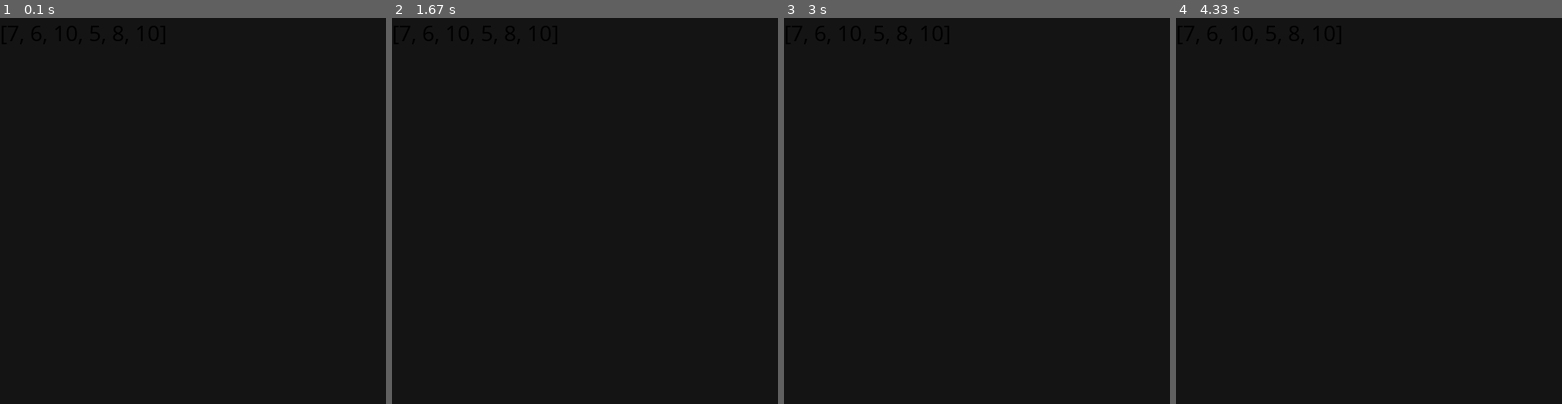
Above: before the commit, frames 1-4 (left to right).
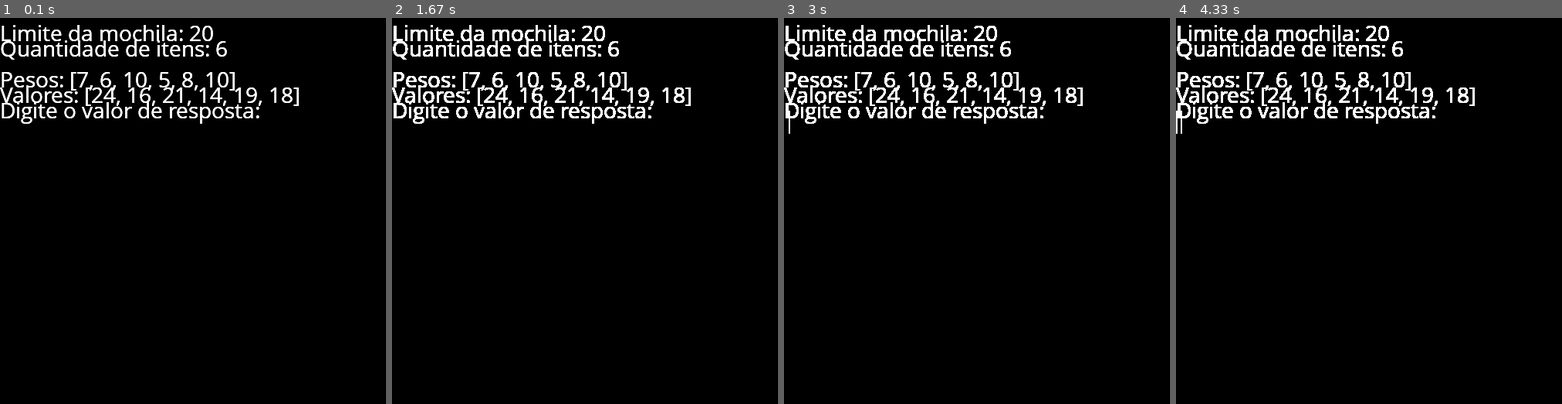
Above: after the commit, the same moments.

Repository: projeto-de-algoritmos/PD_Mochileiro
Game: pygame game, started from src/main.py
The game is run twice, just before and just after one commit, with the same random seed, the same clock (stepped at 60 frames per second) and the same inputs.
Inputs:
- Up to frame 1 (0.1 s): no input
- Up to frame 2 (1.67 s): hold Up 0.33-0.8 s; hold Right 0.33-0.8 s; tap Backspace at 0.88 s
- Up to frame 3 (3 s): tap End at 1.77 s; tap Space at 2.1 s; hold Delete from 2.98 s (still down); hold Left from 2.98 s (still down)
- Up to frame 4 (4.33 s): release Delete at 3.52 s; release Left at 3.52 s

The runs differ from the first frame. In frame 1, 4.2% of the frame differs, in the area x 0-78%, y 1-28%; in frame 2, 4.5%; in frame 3, 4.5%; in frame 4, 4.5%, in the area x 0-78%, y 1-30%.

Commit message:
Adicionando interface

Diff:
--- a/src/interface.py
+++ b/src/interface.py
@@ -1,4 +1,5 @@
 from enum import Enum
+from modules.pygame_textinput import TextInput
 import pygame
 
 class Level(Enum):
@@ -7,15 +8,15 @@
     HARD = 3
 
 class Color(Enum):
-    BLACK = (20,20,20)
-    WHITE = (0, 0, 0)
+    BLACK = (0,0,0)
+    WHITE = (255, 255, 255)
 
 class Display:
     def __init__(self):
         self.height = 500
         self.width = 500
-        self.background = None
         self.screen = None
+        self.clock = None
 
     def initDisplay(self):
         pygame.init()
@@ -23,15 +24,17 @@
         windowSize = (self.height, self.width)
         self.screen = pygame.display.set_mode(windowSize)
         pygame.display.set_caption("O Mochileiro")
-        clock = pygame.time.Clock()
+        self.clock = pygame.time.Clock()
+        self.screen.fill(Color.BLACK.value)
 
-        self.background = pygame.Surface.fill(self.screen, Color.BLACK.value)
-
-    def drawElements(self, elements):
+    def drawElements(self, elements, posX, posY):
         pygame.font.init()
-
 
         text = str(elements)
         font = pygame.font.SysFont('Comic Sans MS', 30)
         text = font.render(text, True, Color.WHITE.value)
-        self.screen.blit(text, (0, 0))
+        self.screen.blit(text, (posX, posY))
+
+    def writeOnDisplay(self, textInput: TextInput(), events):
+        textInput.update(events)
+        self.screen.blit(textInput.get_surface(), (0, 120))
--- a/src/main.py
+++ b/src/main.py
@@ -1,8 +1,11 @@
 from item import Item
 from knapsack import knapsack, initMatrix
+from modules.pygame_textinput import TextInput
 from interface import *
 import random as rnd
 import pygame
+import time
+
 
 
 def backgroundKnapsack():
@@ -33,17 +36,44 @@
 
     result = knapsack(weightArray, valueArray, limitWeight, sizeArray, matrix)
 
-    return weightArray, valueArray, result
+    return weightArray, valueArray, limitWeight, sizeArray, result
 
 
 if __name__ == "__main__":
 
     display = Display()
-    running = True
-    weightArray, valueArray, result = backgroundKnapsack()
+    display.initDisplay()
+    textInput = TextInput()
+    gameExit = True
+    retry = 3
+    weightArray, valueArray, limitWeight, sizeArray, result = backgroundKnapsack()
 
-    while running:
-        display.initDisplay()
-        display.drawElements(weightArray)
+    while gameExit:
+        events = pygame.event.get()
+        for event in events:
+            if event.type == pygame.QUIT:
+                gameExit = False
+            if event.type == pygame.KEYDOWN:
+                if event.key == pygame.K_RETURN:
+                    response = int(textInput.get_text())
+                    if (response != result):
+                        display.drawElements("Resposta errada, tente novamente", 0, 140)
+                        retry = retry - 1
+                    else:
+                        display.drawElements("Parabéns você acertou!", 0, 140)
 
-        pygame.display.flip()
+        if retry < 1:
+            display.drawElements("Você perdeu =(", 0, 160)
+            gameExit = False
+        display.drawElements("Limite da mochila: " + str(limitWeight), 0, 0)
+        display.drawElements("Quantidade de itens: " + str(sizeArray), 0, 20)
+        display.drawElements("Pesos: " + str(weightArray), 0, 60)
+        display.drawElements("Valores: " + str(valueArray), 0, 80)
+        display.drawElements("Digite o valor de resposta: ", 0, 100)
+        display.writeOnDisplay(textInput, events)
+
+        pygame.display.update()
+        display.clock.tick(30)
+
+    time.sleep(1)
+    pygame.quit()
--- /dev/null
+++ b/src/modules/pygame_textinput.py
@@ -0,0 +1,212 @@
+"""
+Copyright 2017, Silas Gyger, silasgyger@gmail.com, All rights reserved.
+
+Borrowed from https://github.com/Nearoo/pygame-text-input under the MIT license.
+"""
+
+import os.path
+
+import pygame
+import pygame.locals as pl
+
+pygame.font.init()
+
+
+class TextInput:
+    """
+    This class lets the user input a piece of text, e.g. a name or a message.
+    This class let's the user input a short, one-lines piece of text at a blinking cursor
+    that can be moved using the arrow-keys. Delete, home and end work as well.
+    """
+    def __init__(
+            self,
+            initial_string="",
+            font_family="Comic Sans MS",
+            font_size=30,
+            antialias=False,
+            text_color=(255, 255, 254),
+            cursor_color=(255, 255, 255),
+            repeat_keys_initial_ms=400,
+            repeat_keys_interval_ms=35,
+            max_string_length=-1,
+            password=False):
+        """
+        :param initial_string: Initial text to be displayed
+        :param font_family: name or list of names for font (see pygame.font.match_font for precise format)
+        :param font_size:  Size of font in pixels
+        :param antialias: Determines if antialias is applied to font (uses more processing power)
+        :param text_color: Color of text (duh)
+        :param cursor_color: Color of cursor
+        :param repeat_keys_initial_ms: Time in ms before keys are repeated when held
+        :param repeat_keys_interval_ms: Interval between key press repetition when held
+        :param max_string_length: Allowed length of text
+        """
+
+        # Text related vars:
+        self.antialias = antialias
+        self.text_color = text_color
+        self.font_size = font_size
+        self.max_string_length = max_string_length
+        self.password = password
+        self.input_string = initial_string  # Inputted text
+
+        if not os.path.isfile(font_family):
+            font_family = pygame.font.match_font(font_family)
+
+        self.font_object = pygame.font.Font(font_family, font_size)
+
+        # Text-surface will be created during the first update call:
+        self.surface = pygame.Surface((1, 1))
+        self.surface.set_alpha(0)
+
+        # Vars to make keydowns repeat after user pressed a key for some time:
+        self.keyrepeat_counters = {}  # {event.key: (counter_int, event.unicode)} (look for "***")
+        self.keyrepeat_intial_interval_ms = repeat_keys_initial_ms
+        self.keyrepeat_interval_ms = repeat_keys_interval_ms
+
+        # Things cursor:
+        self.cursor_surface = pygame.Surface((int(self.font_size / 20 + 1), self.font_size))
+        self.cursor_surface.fill(cursor_color)
+        self.cursor_position = len(initial_string)  # Inside text
+        self.cursor_visible = True  # Switches every self.cursor_switch_ms ms
+        self.cursor_switch_ms = 500  # /|\
+        self.cursor_ms_counter = 0
+
+        self.clock = pygame.time.Clock()
+
+    def update(self, events):
+        for event in events:
+            if event.type == pygame.KEYDOWN:
+                self.cursor_visible = True  # So the user sees where he writes
+
+                # If none exist, create counter for that key:
+                if event.key not in self.keyrepeat_counters:
+                    if not event.key == pl.K_RETURN: # Filters out return key, others can be added as necessary
+                        self.keyrepeat_counters[event.key] = [0, event.unicode]
+
+                if event.key == pl.K_BACKSPACE:
+                    self.input_string = (
+                        self.input_string[:max(self.cursor_position - 1, 0)]
+                        + self.input_string[self.cursor_position:]
+                    )
+
+                    # Subtract one from cursor_pos, but do not go below zero:
+                    self.cursor_position = max(self.cursor_position - 1, 0)
+                elif event.key == pl.K_DELETE:
+                    self.input_string = (
+                        self.input_string[:self.cursor_position]
+                        + self.input_string[self.cursor_position + 1:]
+                    )
+
+                elif event.key == pl.K_RETURN:
+                    return True
+
+                elif event.key == pl.K_RIGHT:
+                    # Add one to cursor_pos, but do not exceed len(input_string)
+                    self.cursor_position = min(self.cursor_position + 1, len(self.input_string))
+
+                elif event.key == pl.K_LEFT:
+                    # Subtract one from cursor_pos, but do not go below zero:
+                    self.cursor_position = max(self.cursor_position - 1, 0)
+
+                elif event.key == pl.K_END:
+                    self.cursor_position = len(self.input_string)
+
+                elif event.key == pl.K_HOME:
+                    self.cursor_position = 0
+
+                elif len(self.input_string) < self.max_string_length or self.max_string_length == -1:
+                    # If no special key is pressed, add unicode of key to input_string
+                    self.input_string = (
+                        self.input_string[:self.cursor_position]
+                        + event.unicode
+                        + self.input_string[self.cursor_position:]
+                    )
+                    self.cursor_position += len(event.unicode)  # Some are empty, e.g. K_UP
+
+            elif event.type == pl.KEYUP:
+                # *** Because KEYUP doesn't include event.unicode, this dict is stored in such a weird way
+                if event.key in self.keyrepeat_counters:
+                    del self.keyrepeat_counters[event.key]
+
+        # Update key counters:
+        for key in self.keyrepeat_counters:
+            self.keyrepeat_counters[key][0] += self.clock.get_time()  # Update clock
+
+            # Generate new key events if enough time has passed:
+            if self.keyrepeat_counters[key][0] >= self.keyrepeat_intial_interval_ms:
+                self.keyrepeat_counters[key][0] = (
+                    self.keyrepeat_intial_interval_ms
+                    - self.keyrepeat_interval_ms
+                )
+
+                event_key, event_unicode = key, self.keyrepeat_counters[key][1]
+                pygame.event.post(pygame.event.Event(pl.KEYDOWN, key=event_key, unicode=event_unicode))
+
+        # Re-render text surface:
+        string = self.input_string
+        if self.password:
+            string = "*" * len(self.input_string)
+        self.surface = self.font_object.render(string, self.antialias, self.text_color)
+
+        # Update self.cursor_visible
+        self.cursor_ms_counter += self.clock.get_time()
+        if self.cursor_ms_counter >= self.cursor_switch_ms:
+            self.cursor_ms_counter %= self.cursor_switch_ms
+            self.cursor_visible = not self.cursor_visible
+
+        if self.cursor_visible:
+            cursor_y_pos = self.font_object.size(self.input_string[:self.cursor_position])[0]
+            # Without this, the cursor is invisible when self.cursor_position > 0:
+            if self.cursor_position > 0:
+                cursor_y_pos -= self.cursor_surface.get_width()
+            self.surface.blit(self.cursor_surface, (cursor_y_pos, 0))
+
+        self.clock.tick()
+        return False
+
+    def get_surface(self):
+        return self.surface
+
+    def get_text(self):
+        return self.input_string
+
+    def get_cursor_position(self):
+        return self.cursor_position
+
+    def set_text_color(self, color):
+        self.text_color = color
+
+    def set_cursor_color(self, color):
+        self.cursor_surface.fill(color)
+
+    def clear_text(self):
+        self.input_string = ""
+        self.cursor_position = 0
+
+
+
+if __name__ == "__main__":
+    pygame.init()
+
+    # Create TextInput-object
+    textinput = TextInput()
+
+    screen = pygame.display.set_mode((1000, 200))
+    clock = pygame.time.Clock()
+
+    while True:
+        screen.fill((225, 225, 225))
+
+        events = pygame.event.get()
+        for event in events:
+            if event.type == pygame.QUIT:
+                exit()
+
+        # Feed it with events every frame
+        textinput.update(events)
+        # Blit its surface onto the screen
+        screen.blit(textinput.get_surface(), (10, 10))
+
+        pygame.display.update()
+        clock.tick(30)
